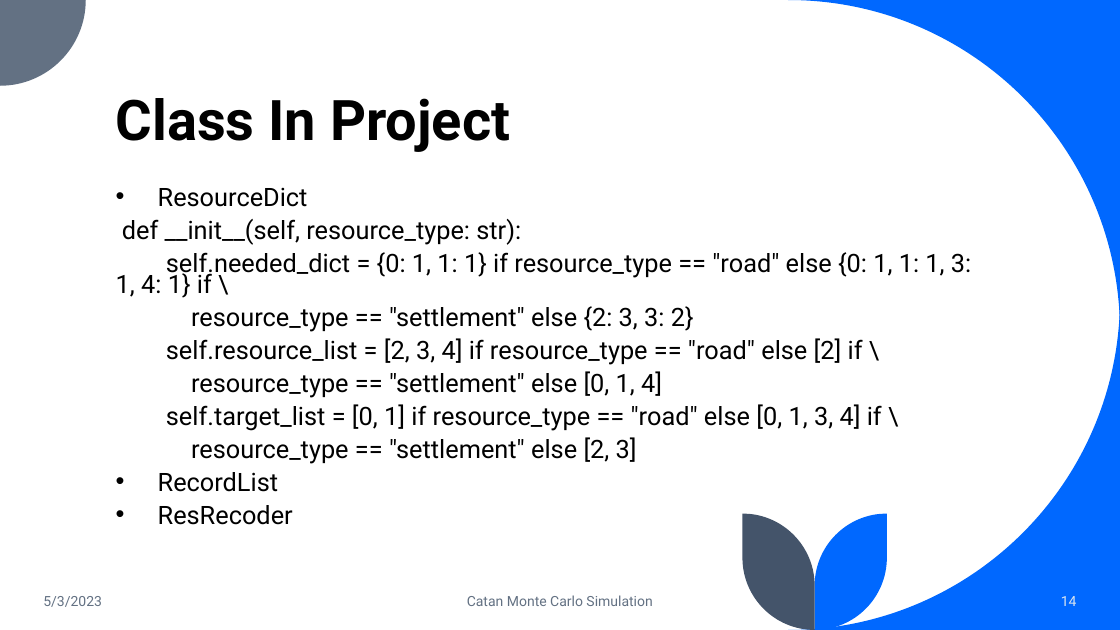
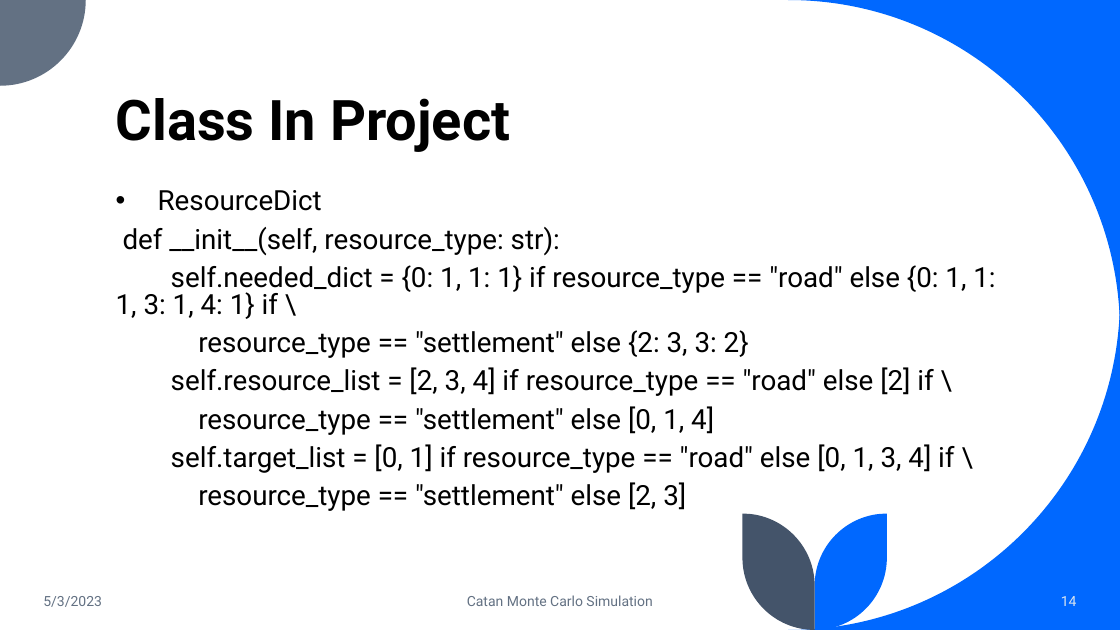
Before and after one commit to S1monXuan/2023Spr_projects_catan_simulation, a slide deck: slide 14 of Monte_Carlo_Simulation_597.pptx. Drawn at 1120x630 pixels with LibreOffice and Linux fonts; fonts in the diff are those of the drawing. Boxes give left, top, right and bottom in pixels: in the first picture for what was removed or moved away, otherwise in the second. Text is boxed around its words. In the diff, an @@ line names an element or a change of style, - is before the commit and + after.

Commit message:
Slices upload

```diff
--- a/Monte_Carlo_Simulation_597.pptx
+++ b/Monte_Carlo_Simulation_597.pptx
@@ text "ResourceDict" at (116,190,995,511): size 21.7 to 23.8 pt; line spacing 0.7 to 0.8 @@
@@ text at (158,472,293,525): paragraphs removed @@
-• RecordList
-• ResRecoder
```
